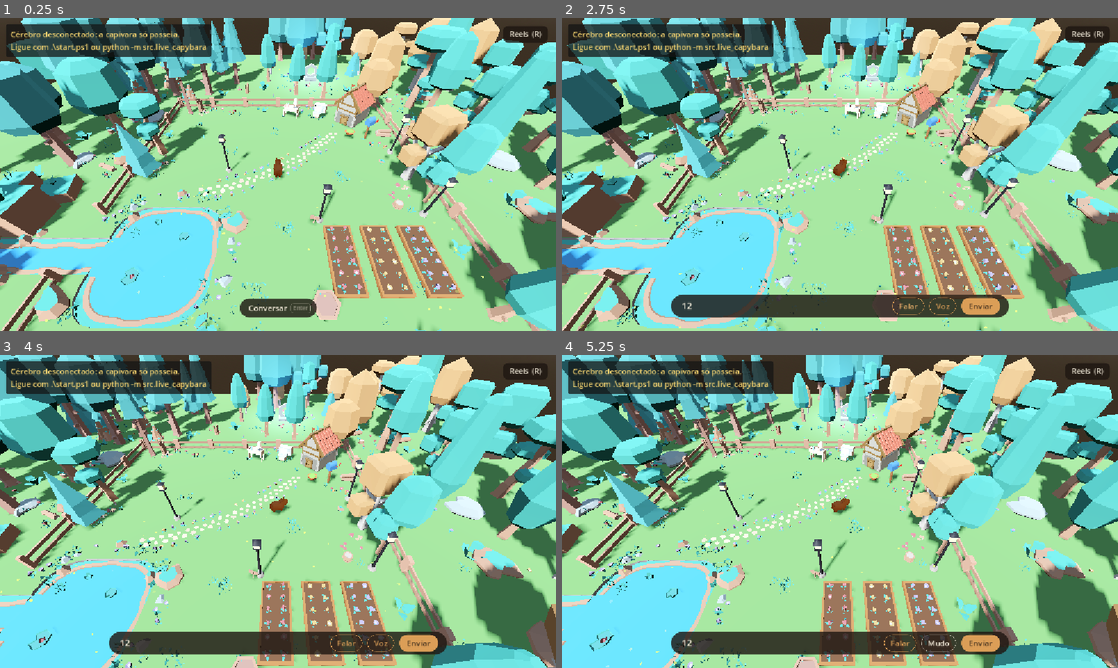
Above: before the commit, frames 1-4 (two rows, left to right).
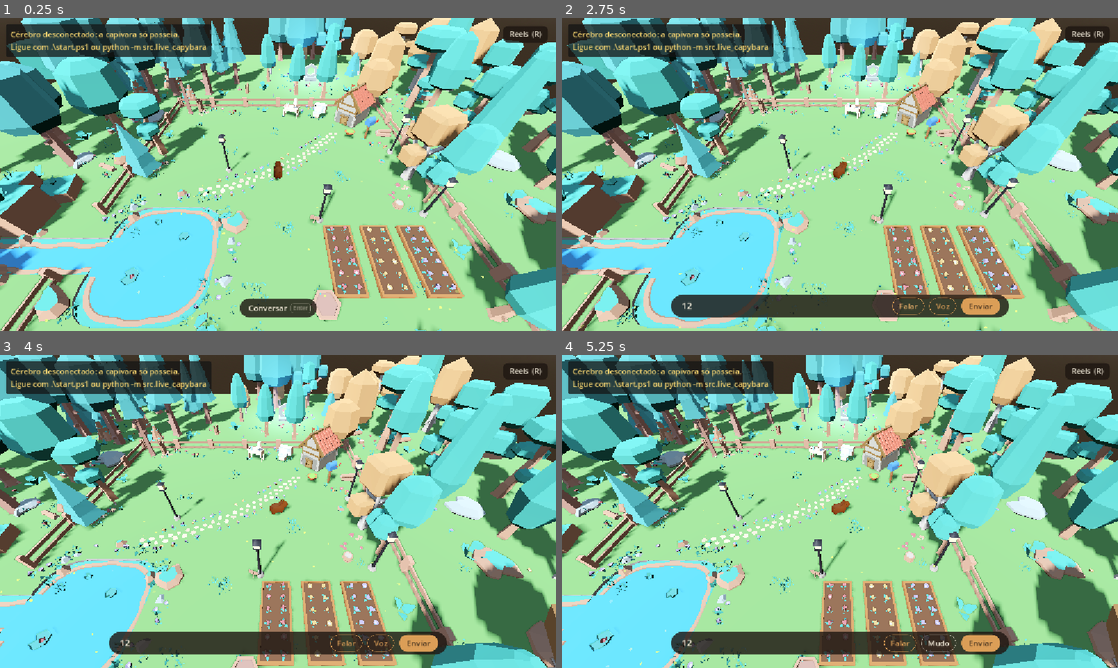
Above: after the commit, the same moments.

Repository: MatheusPatricioo/capivara-ia
Game: Godot game, scene res://scenes/world.tscn
The game is run twice, just before and just after one commit, with the same random seed, the same clock (stepped at 60 frames per second) and the same inputs.
Inputs (mouse positions are in pixels of both pictures, inside the frame that each line leads up to):
- Up to frame 1 (0.25 s): no input
- Up to frame 2 (2.75 s): click "Conversar" at 0.5 s; click (784, 305) at 1.27 s; type "12" at 1.35 s; click "Falar" at 2 s
- Up to frame 3 (4 s): tap Enter at 2.75 s; move the mouse to (400, 495) at 2.77 s; hold D (move_right) 2.78-3.53 s; hold Tab (toggle_control_mode) 2.78-3.53 s; click (400, 495) at 2.92 s; move the mouse to (166, 527) at 3.52 s; hold S (move_backward) from 3.53 s (still down); tap R (toggle_reels_mode) at 3.6 s
- Up to frame 4 (5.25 s): move the mouse to (895, 442) at 4.27 s; release S (move_backward) at 4.28 s; hold D (move_right) 4.28-5 s; tap Enter at 4.35 s; click "Voz" at 5 s

The runs differ from the first frame. In frame 1, 0.5% of the frame differs, in the area x 0-100%, y 2-100%; in frame 2, 0.5%; in frame 3, 0.5%; in frame 4, 0.5%.

Commit message:
feat: walk with moving legs and keep the capybara's feet on the ground
The model floated 11-12 cm above the floor; it now stands on it, and the
balloon, emote, voice and clip aim heights moved down with it. A vertex
shader swings her legs in a trot, the body tilt keeps the lowest foot
down and breathing grows from the feet. Her skin is lit, with a little
self light, and SSAO grounds her. While the clip camera films, the sun's
shadow cascades cover a shorter range so her self shadow stays sharp.

Diff:
--- a/world/scenes/capybara.tscn
+++ b/world/scenes/capybara.tscn
@@ -42,7 +42,7 @@
 script = ExtResource("8_capybara_listening")
 
 [node name="Emote" type="Label3D" parent="."]
-position = Vector3(0, 1.35, 0)
+position = Vector3(0, 1.23, 0)
 visible = false
 billboard = 1
 no_depth_test = true
@@ -53,11 +53,11 @@
 script = ExtResource("7_capybara_emote")
 
 [node name="SpeechBalloon" type="Node3D" parent="."]
-position = Vector3(0, 1.05, 0)
+position = Vector3(0, 0.93, 0)
 script = ExtResource("9_capybara_speech_balloon")
 
 [node name="Voice" type="AudioStreamPlayer3D" parent="."]
-position = Vector3(0, 0.6, 0)
+position = Vector3(0, 0.48, 0)
 unit_size = 12.0
 script = ExtResource("10_capybara_voice")
 
@@ -65,6 +65,6 @@
 script = ExtResource("3_capybara_body_animation")
 
 [node name="Model" parent="Body" instance=ExtResource("4_capybara_model")]
-position = Vector3(0, 0.4, 0)
+position = Vector3(0, 0.2766, 0)
 rotation = Vector3(0, 1.5707964, 0)
 scale = Vector3(0.8, 0.8, 0.8)
--- a/world/scenes/world.tscn
+++ b/world/scenes/world.tscn
@@ -126,6 +126,8 @@
 background_mode = 2
 sky = SubResource("Sky_main")
 tonemap_mode = 2
+ssao_enabled = true
+ssao_radius = 0.5
 glow_enabled = true
 
 [sub_resource type="StandardMaterial3D" id="StandardMaterial3D_grass"]
@@ -1049,11 +1051,12 @@
 [node name="ClipRecorder" type="Node" parent="." unique_id=1335176847]
 script = ExtResource("clip_recorder")
 
-[node name="ClipDirector" type="Node" parent="." unique_id=1605134263 node_paths=PackedStringArray("capybara", "clip_camera", "recorder")]
+[node name="ClipDirector" type="Node" parent="." unique_id=1605134263 node_paths=PackedStringArray("capybara", "clip_camera", "recorder", "sun")]
 script = ExtResource("clip_director")
 capybara = NodePath("../Capybara")
 clip_camera = NodePath("../ClipCamera")
 recorder = NodePath("../ClipRecorder")
+sun = NodePath("../Sun")
 
 [node name="ClipPacer" type="Node" parent="." unique_id=501201111]
 script = ExtResource("clip_pacer")
--- a/world/scripts/capybara_body_animation.gd
+++ b/world/scripts/capybara_body_animation.gd
@@ -2,21 +2,33 @@
 extends Node3D
 
 ## Procedural animation for the capybara body, driven by its walking speed.
-## The model is a single mesh with no skeleton, so the whole body moves at once.
-## Walking: each step bobs the body, weight shifts side to side and the body leans
-## forward. Standing: slow breathing.
+## The model is a single mesh with no skeleton: the whole body bobs, shifts its weight and
+## leans here, and the legs swing in the capybara_walk shader, which this script feeds with
+## the step phase. Standing: slow breathing.
+##
+## Her feet never leave the ground: after tilting the body, it is raised or lowered so the
+## lowest foot touches the floor, and breathing grows her body from the feet up.
+
+const WALK_SHADER: Shader = preload("res://shaders/capybara_walk.gdshader")
+## The middle of each sole, in the model's own space (measured in the .glb).
+const FEET_IN_MODEL: Array[Vector3] = [
+	Vector3(0.184, -0.352, 0.1),
+	Vector3(0.184, -0.352, -0.103),
+	Vector3(-0.255, -0.352, 0.102),
+	Vector3(-0.255, -0.352, -0.104),
+]
 
 @export_group("Walk")
 ## Distance covered by one full step cycle, in meters.
 @export var stride_length: float = 0.45
 ## Speed at which the walk animation reaches full strength, in m/s.
 @export var full_gait_speed: float = 3.0
-## How high the body rises on each step, in meters.
-@export var step_bob_height: float = 0.06
+## How high the body rises on each step, in meters. Small: her legs are only 6 cm long.
+@export var step_bob_height: float = 0.012
 ## Side-to-side roll as the weight moves from one side to the other.
-@export var weight_shift_degrees: float = 7.0
+@export var weight_shift_degrees: float = 4.0
 ## Forward tilt at full speed.
-@export var forward_lean_degrees: float = 6.0
+@export var forward_lean_degrees: float = 4.0
 
 @export_group("Idle")
 ## Breaths per second times TAU; around 2 feels calm.
@@ -33,7 +45,13 @@
 var _step_phase: float = 0.0
 var _idle_time: float = 0.0
 var _body_base_position: Vector3
+var _model_base_position: Vector3
 var _model_base_scale: Vector3
+## The soles in this node's space, standing still.
+var _feet: Array[Vector3] = []
+## From the model's origin down to its soles, in this node's space.
+var _model_height_above_soles: float = 0.0
+var _walk_material: ShaderMaterial
 
 @onready var _capybara: CharacterBody3D = get_parent() as CharacterBody3D
 @onready var _model: Node3D = $Model
@@ -41,7 +59,12 @@
 
 func _ready() -> void:
 	_body_base_position = position
+	_model_base_position = _model.position
 	_model_base_scale = _model.scale
+	for foot_in_model: Vector3 in FEET_IN_MODEL:
+		_feet.append(_model.transform * foot_in_model)
+	_model_height_above_soles = _model_base_position.y - _feet[0].y
+	_walk_material = _make_walk_material()
 
 
 func _process(delta: float) -> void:
@@ -51,16 +74,31 @@
 	_idle_time += delta
 	_animate_body(gait_strength)
 	_animate_breathing(gait_strength)
+	_walk_material.set_shader_parameter("step_phase", _step_phase)
+	_walk_material.set_shader_parameter("gait_strength", gait_strength)
 
 
 ## abs(sin) gives two bumps per cycle: one for each diagonal pair of legs touching the ground.
 func _animate_body(gait_strength: float) -> void:
-	position.y = _body_base_position.y + absf(sin(_step_phase)) * step_bob_height * gait_strength
 	rotation.z = deg_to_rad(weight_shift_degrees) * sin(_step_phase) * gait_strength
 	rotation.x = -deg_to_rad(forward_lean_degrees * gait_strength + mood_droop_degrees)
+	var bob: float = absf(sin(_step_phase)) * step_bob_height * gait_strength
+	position.y = _body_base_position.y + bob + _height_keeping_feet_down()
 
 
-## Scales the model, not the Body, so the scale set in the editor is kept as the base.
+## Tilting turns the body around its middle, so some feet sink into the floor and others
+## rise. This is how much to raise the body (or lower it, when negative) so the lowest
+## foot stands exactly where it stood before the tilt.
+func _height_keeping_feet_down() -> float:
+	var deepest_sinking: float = -INF
+	for foot: Vector3 in _feet:
+		var tilted_foot: Vector3 = basis * foot
+		deepest_sinking = maxf(deepest_sinking, foot.y - tilted_foot.y)
+	return deepest_sinking
+
+
+## Scales the model, not the Body, so the scale set in the editor is kept as the base. The
+## model grows from its soles: it moves up by what the growing would push the feet down.
 func _animate_breathing(gait_strength: float) -> void:
 	var breath: float = (
 		sin(_idle_time * breathing_speed * mood_breathing_scale)
@@ -68,3 +106,16 @@
 		* (1.0 - gait_strength)
 	)
 	_model.scale = _model_base_scale * Vector3(1.0, 1.0 + breath, 1.0)
+	_model.position.y = _model_base_position.y + _model_height_above_soles * breath
+
+
+## Swaps the model's material for the walking one, with the same texture and color.
+func _make_walk_material() -> ShaderMaterial:
+	var mesh_instance: MeshInstance3D = _model.find_children("*", "MeshInstance3D", true, false)[0]
+	var original: StandardMaterial3D = mesh_instance.get_active_material(0) as StandardMaterial3D
+	var walk_material: ShaderMaterial = ShaderMaterial.new()
+	walk_material.shader = WALK_SHADER
+	walk_material.set_shader_parameter("albedo_texture", original.albedo_texture)
+	walk_material.set_shader_parameter("albedo_color", original.albedo_color)
+	mesh_instance.material_override = walk_material
+	return walk_material
--- a/world/scripts/clip/clip_director.gd
+++ b/world/scripts/clip/clip_director.gd
@@ -42,10 +42,18 @@
 ## CanvasLayers in this group disappear in clips; the brain status banner is an autoload
 ## and is hidden by name.
 const HIDDEN_IN_CLIPS_GROUP: StringName = &"hidden_in_clips"
+## The sun's shadow while filming. The game's shadow reaches 30 m in two cascades, and the
+## sharp first one covers only its first 3 m: the clip camera, 2.6 to 6.5 m from her, often
+## saw her through the coarse second one, and the shadow of her head on her body came out
+## jagged. Filming, the shadow reaches 14 m and the sharp cascade covers its first 40%
+## (5.6 m). Same cost: still two cascades.
+const FILMING_SHADOW_DISTANCE: float = 14.0
+const FILMING_SHADOW_SPLIT: float = 0.4
 
 @export var capybara: Capybara
 @export var clip_camera: ClipCamera
 @export var recorder: ClipRecorder
+@export var sun: DirectionalLight3D
 
 var _is_auto: bool = false
 var _seconds: float = 0.0
@@ -56,6 +64,9 @@
 ## The interaction point she is using, or null.
 var _activity_point: InteractionPoint = null
 var _back_turned_seconds: float = 0.0
+## The game's own shadow settings, put back when filming stops.
+var _game_shadow_distance: float = 0.0
+var _game_shadow_split: float = 0.0
 
 
 func _ready() -> void:
@@ -63,6 +74,7 @@
 		_set_filming(false)
 		return
 	_hide_interface()
+	_use_filming_shadows()
 	clip_camera.current = true
 	clip_camera.follow(capybara)
 	# A vertical clip is a Reels video; a horizontal one keeps her centered.
@@ -92,15 +104,25 @@
 	_is_auto = true
 	clip_camera.follow(capybara)
 	clip_camera.frame_for_reels(true)
+	_use_filming_shadows()
 	_set_filming(true)
 	_begin_story()
 
 
-## Reels mode turned off: no more cuts, and the clip camera rests.
+## Reels mode turned off: no more cuts, the clip camera rests and the game's shadows return.
 func stop() -> void:
 	_set_filming(false)
 	_disconnect_story_events()
 	clip_camera.clear_focus()
+	sun.directional_shadow_max_distance = _game_shadow_distance
+	sun.directional_shadow_split_1 = _game_shadow_split
+
+
+func _use_filming_shadows() -> void:
+	_game_shadow_distance = sun.directional_shadow_max_distance
+	_game_shadow_split = sun.directional_shadow_split_1
+	sun.directional_shadow_max_distance = FILMING_SHADOW_DISTANCE
+	sun.directional_shadow_split_1 = FILMING_SHADOW_SPLIT
 
 
 func _set_filming(is_filming: bool) -> void:
--- a/world/scripts/clip/clip_shot.gd
+++ b/world/scripts/clip/clip_shot.gd
@@ -39,23 +39,23 @@
 
 ## Her face and whole body: for feelings and lines.
 static func close() -> ClipShot:
-	return ClipShot.new(2.6, 12.0, 25.0, 42.0, 0.45, -0.05)
+	return ClipShot.new(2.6, 12.0, 25.0, 42.0, 0.33, -0.05)
 
 
 ## Her whole body and what is around her: to show what she is doing.
 static func medium() -> ClipShot:
-	return ClipShot.new(3.3, 16.0, 30.0, 45.0, 0.4, 0.0)
+	return ClipShot.new(3.3, 16.0, 30.0, 45.0, 0.28, 0.0)
 
 
 ## A wide view of her in the world: to open an episode.
 static func wide() -> ClipShot:
-	return ClipShot.new(6.5, 28.0, 30.0, 50.0, 0.4, 0.3)
+	return ClipShot.new(6.5, 28.0, 30.0, 50.0, 0.28, 0.3)
 
 
 ## Over her shoulder, from behind and to one side: her and what she is using (the
 ## computer, the mailbox...) in the same frame. Used with ClipCamera.focus_on.
 static func activity() -> ClipShot:
-	return ClipShot.new(2.8, 14.0, 135.0, 48.0, 0.45, 0.1)
+	return ClipShot.new(2.8, 14.0, 135.0, 48.0, 0.33, 0.1)
 
 
 ## The shot with this name ("close", "medium", "wide" or "activity"); null for any other.
--- /dev/null
+++ b/world/shaders/capybara_walk.gdshader
@@ -0,0 +1,72 @@
+// The capybara's skin, with legs that walk. The model is one mesh with no skeleton, so the
+// legs are moved here, vertex by vertex: every vertex below her belly belongs to one of the
+// four legs and swings around that leg's hip, like a pendulum. The legs move in diagonal
+// pairs (front left with back right), the trot of four-legged animals, and a foot lifts a
+// little while it swings forward. CapybaraBodyAnimation sends the step phase and how
+// strongly she walks every frame. All positions are in the model's own space: y up, her
+// head at +x, her left at +z.
+shader_type spatial;
+render_mode diffuse_lambert_wrap, specular_disabled;
+
+uniform sampler2D albedo_texture : source_color, filter_linear_mipmap;
+uniform vec4 albedo_color : source_color = vec4(1.0);
+// A little of her own color added to the light, so the side away from the sun shows brown
+// instead of turning black: 0 is fully lit by the scene, 1 is flat like an unshaded material.
+uniform float self_light : hint_range(0.0, 1.0) = 0.45;
+
+// Where she is in her step cycle, in radians (0 to TAU), and 0 standing to 1 walking.
+uniform float step_phase = 0.0;
+uniform float gait_strength = 0.0;
+
+// How far a leg swings to each side, and how high a foot lifts while it swings forward.
+uniform float swing_degrees = 28.0;
+uniform float lift_height = 0.025;
+
+// The legs: below leg_bottom_y a vertex is all leg, above leg_top_y all belly, with a soft
+// blend between (her belly starts at about -0.274). Each leg turns around a hip at hip_y,
+// inside her body, above the front or back feet.
+uniform float hip_y = -0.24;
+uniform float leg_top_y = -0.25;
+uniform float leg_bottom_y = -0.29;
+uniform float sole_y = -0.352;
+uniform float front_hip_x = 0.184;
+uniform float back_hip_x = -0.255;
+// Horizontal reach of a leg around its hip: the belly between the legs stays still.
+uniform float foot_inner_radius = 0.07;
+uniform float foot_outer_radius = 0.11;
+
+vec2 rotate_around(vec2 point, vec2 pivot, float angle) {
+	vec2 offset = point - pivot;
+	return pivot + vec2(
+		offset.x * cos(angle) - offset.y * sin(angle),
+		offset.x * sin(angle) + offset.y * cos(angle)
+	);
+}
+
+void vertex() {
+	bool is_front = VERTEX.x > (front_hip_x + back_hip_x) * 0.5;
+	bool is_left = VERTEX.z > 0.0;
+	float hip_x = is_front ? front_hip_x : back_hip_x;
+
+	float below_belly = 1.0 - smoothstep(leg_bottom_y, leg_top_y, VERTEX.y);
+	float near_leg = 1.0 - smoothstep(foot_inner_radius, foot_outer_radius, abs(VERTEX.x - hip_x));
+	float leg_weight = below_belly * near_leg * gait_strength;
+
+	// Front left and back right step together; the other pair half a cycle later.
+	float leg_phase = step_phase + (is_front == is_left ? 0.0 : PI);
+	// The foot is ahead of the hip by sin(phase): it moves forward while cos(phase) > 0
+	// (swinging through the air) and backward while it pushes against the ground.
+	float swing_angle = radians(swing_degrees) * sin(leg_phase) * leg_weight;
+	float depth = clamp((hip_y - VERTEX.y) / (hip_y - sole_y), 0.0, 1.0);
+	float lift = max(cos(leg_phase), 0.0) * lift_height * leg_weight * depth;
+
+	VERTEX.xy = rotate_around(VERTEX.xy, vec2(hip_x, hip_y), swing_angle) + vec2(0.0, lift);
+	NORMAL.xy = rotate_around(NORMAL.xy, vec2(0.0), swing_angle);
+}
+
+void fragment() {
+	vec3 skin = texture(albedo_texture, UV).rgb * albedo_color.rgb;
+	ALBEDO = skin;
+	EMISSION = skin * self_light;
+	ROUGHNESS = 1.0;
+}
Not shown, added: world/shaders/capybara_walk.gdshader.uid
